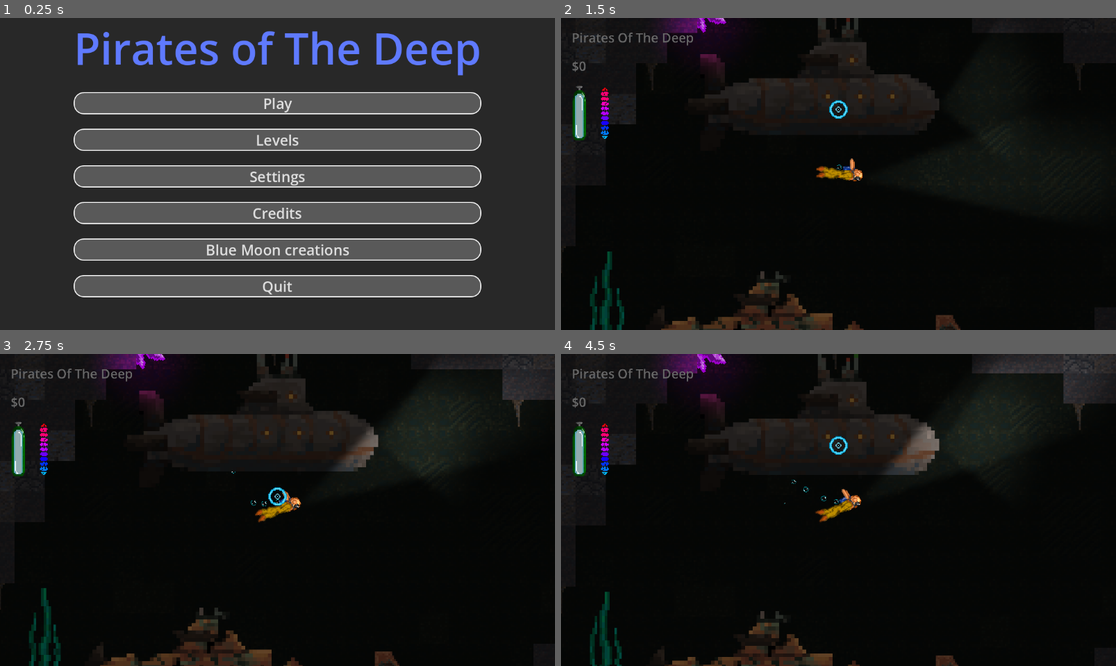
Above: before the commit, frames 1-4 (two rows, left to right).
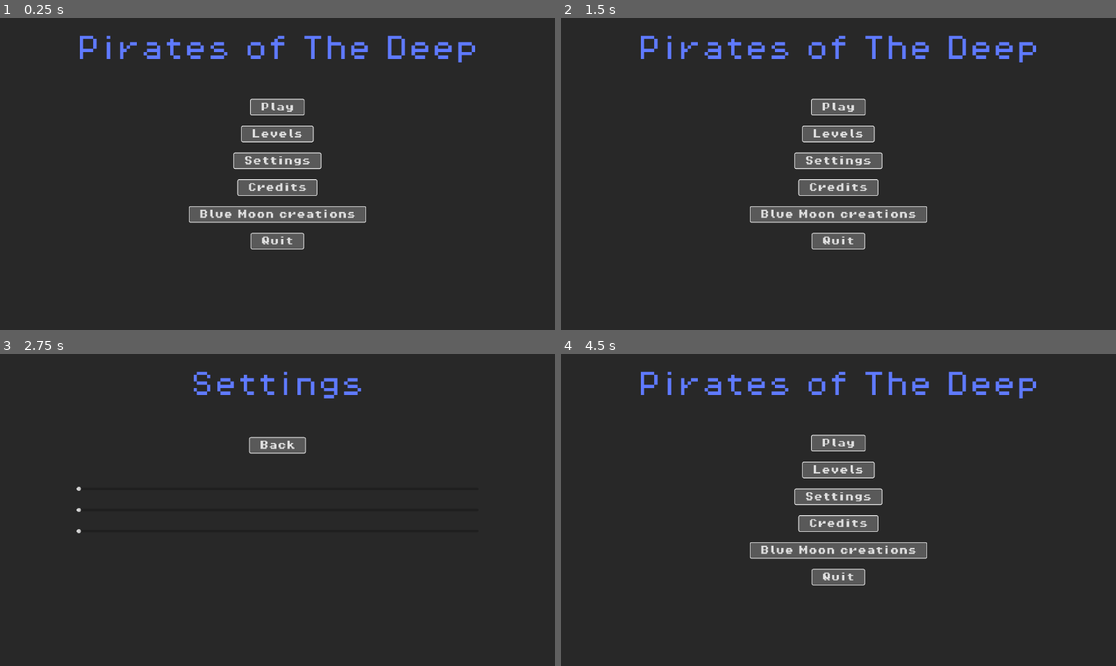
Above: after the commit, the same moments.

Repository: val-XR/GameJamApril2025
Game: Godot game, scene res://Menus/MainMenu/MainMenu.tscn
The game is run twice, just before and just after one commit, with the same random seed, the same clock (stepped at 60 frames per second) and the same inputs. Before the commit the project starts from res://Menus/MainMenu/main_menu.tscn. The engine's default icon, where the game draws it, is replaced by a stand-in: a white triangle on a blue panel in a dark square.
Inputs (mouse positions are in pixels of both pictures, inside the frame that each line leads up to):
- Up to frame 1 (0.25 s): no input
- Up to frame 2 (1.5 s): click "Levels" at 0.5 s; click (838, 108) at 1.25 s, where only the run after the commit has a clickable "Back"
- Up to frame 3 (2.75 s): click (277, 497) at 2 s, where only the run after the commit has a clickable "Settings"
- Up to frame 4 (4.5 s): click (838, 444) at 2.75 s, where only the run after the commit has a clickable "Back"; click (838, 522) at 3.5 s, where only the run after the commit has a clickable "Credits"; click (838, 444) at 4.25 s, where only the run after the commit has a clickable "Back"

The runs differ from the first frame. In frame 1, 34% of the frame differs, in the area x 13-87%, y 4-90%; in frame 2, 80%; in frame 3, 79%; in frame 4, 80%, in the area x 0-100%, y 0-100%.

Commit message:
Added Menus

Diff:
--- a/MainMenuTheme.tres
+++ b/MainMenuTheme.tres
@@ -1,27 +1,56 @@
-[gd_resource type="Theme" load_steps=4 format=3 uid="uid://bj6c6uajd8ida"]
+[gd_resource type="Theme" load_steps=6 format=3 uid="uid://bj6c6uajd8ida"]
 
-[sub_resource type="StyleBoxFlat" id="StyleBoxFlat_atnhc"]
-bg_color = Color(0, 0, 0, 0.568627)
+[ext_resource type="FontFile" uid="uid://byiu2mr5m14uk" path="res://Menus/Fonts/PixelOperator8-Bold.ttf" id="1_61bmf"]
+[ext_resource type="FontFile" uid="uid://d2p47n8ulcq1l" path="res://Menus/Fonts/PixelOperator8.ttf" id="2_pvcva"]
+
+[sub_resource type="StyleBoxFlat" id="StyleBoxFlat_pvcva"]
+content_margin_left = 10.0
+content_margin_right = 10.0
+bg_color = Color(0.662452, 0.662452, 0.662452, 1)
+border_width_left = 2
+border_width_top = 2
+border_width_right = 2
+border_width_bottom = 2
+border_color = Color(1, 1, 1, 1)
+corner_radius_top_left = 5
+corner_radius_top_right = 5
+corner_radius_bottom_right = 5
+corner_radius_bottom_left = 5
+expand_margin_left = 15.0
+expand_margin_top = 10.0
+expand_margin_right = 15.0
+expand_margin_bottom = 10.0
+shadow_color = Color(1, 1, 1, 0.901961)
 
 [sub_resource type="StyleBoxFlat" id="StyleBoxFlat_hp61l"]
+content_margin_left = 10.0
+content_margin_right = 10.0
 bg_color = Color(0.6, 0.6, 0.6, 0.431373)
 border_width_left = 2
 border_width_top = 2
 border_width_right = 2
 border_width_bottom = 2
 border_color = Color(1, 1, 1, 1)
-corner_radius_top_left = 20
-corner_radius_top_right = 20
-corner_radius_bottom_right = 20
-corner_radius_bottom_left = 20
+corner_radius_top_left = 5
+corner_radius_top_right = 5
+corner_radius_bottom_right = 5
+corner_radius_bottom_left = 5
+expand_margin_left = 25.0
+expand_margin_top = 10.0
+expand_margin_right = 25.0
+expand_margin_bottom = 10.0
+shadow_color = Color(1, 1, 1, 0.901961)
 
 [sub_resource type="StyleBoxFlat" id="StyleBoxFlat_61bmf"]
 bg_color = Color(0, 0, 0, 0.768627)
 
 [resource]
+Button/colors/font_hover_color = Color(0.103744, 0.103744, 0.103744, 1)
 Button/font_sizes/font_size = 30
-Button/styles/hover = SubResource("StyleBoxFlat_atnhc")
+Button/fonts/font = ExtResource("1_61bmf")
+Button/styles/hover = SubResource("StyleBoxFlat_pvcva")
 Button/styles/normal = SubResource("StyleBoxFlat_hp61l")
 Button/styles/pressed = SubResource("StyleBoxFlat_61bmf")
 HeaderLarge/font_sizes/font_size = 90
+HeaderLarge/fonts/font = ExtResource("2_pvcva")
 Label/colors/font_color = Color(0.372145, 0.479837, 1, 1)
--- /dev/null
+++ b/Menus/CreditsMenu/CreditsMenu.tscn
@@ -0,0 +1,171 @@
+[gd_scene load_steps=5 format=3 uid="uid://wqtrfy4tqydk"]
+
+[ext_resource type="Script" uid="uid://cjh1hwip4s1b" path="res://Menus/CreditsMenu/credits_menu.gd" id="1_4p2do"]
+[ext_resource type="Theme" uid="uid://bj6c6uajd8ida" path="res://MainMenuTheme.tres" id="2_my6i0"]
+[ext_resource type="FontFile" uid="uid://byiu2mr5m14uk" path="res://Menus/Fonts/PixelOperator8-Bold.ttf" id="2_tqoak"]
+[ext_resource type="FontFile" uid="uid://d2p47n8ulcq1l" path="res://Menus/Fonts/PixelOperator8.ttf" id="3_4p2do"]
+
+[node name="CreditsMenu" type="CanvasLayer"]
+script = ExtResource("1_4p2do")
+
+[node name="ColorRect" type="ColorRect" parent="."]
+z_as_relative = false
+anchors_preset = 15
+anchor_right = 1.0
+anchor_bottom = 1.0
+grow_horizontal = 2
+grow_vertical = 2
+color = Color(0, 0, 0, 0.47451)
+
+[node name="Control" type="Control" parent="."]
+layout_mode = 3
+anchors_preset = 8
+anchor_left = 0.5
+anchor_top = 0.5
+anchor_right = 0.5
+anchor_bottom = 0.5
+grow_horizontal = 2
+grow_vertical = 2
+scale = Vector2(0.618131, 0.618131)
+
+[node name="VBoxContainer" type="VBoxContainer" parent="Control"]
+z_index = 2
+layout_mode = 1
+anchors_preset = 5
+anchor_left = 0.5
+anchor_right = 0.5
+offset_left = -674.614
+offset_top = -234.578
+offset_right = 675.386
+offset_bottom = -199.578
+grow_horizontal = 2
+theme_override_constants/separation = 55
+
+[node name="Back" type="Button" parent="Control/VBoxContainer"]
+layout_mode = 2
+size_flags_horizontal = 4
+size_flags_vertical = 3
+theme = ExtResource("2_my6i0")
+text = "Back"
+
+[node name="Label" type="Label" parent="Control"]
+layout_mode = 1
+anchors_preset = 10
+anchor_right = 1.0
+offset_left = -674.615
+offset_top = -465.921
+offset_right = 675.385
+offset_bottom = -374.921
+grow_horizontal = 2
+size_flags_vertical = 3
+theme = ExtResource("2_my6i0")
+theme_type_variation = &"HeaderLarge"
+text = "Credits"
+horizontal_alignment = 1
+vertical_alignment = 1
+
+[node name="VBox Parent" type="VBoxContainer" parent="Control"]
+z_index = 2
+layout_mode = 1
+anchors_preset = 5
+anchor_left = 0.5
+anchor_right = 0.5
+offset_left = -312.232
+offset_top = -153.689
+offset_right = 537.768
+offset_bottom = 670.311
+grow_horizontal = 2
+scale = Vector2(0.741155, 0.741155)
+theme_override_constants/separation = 55
+
+[node name="Programming" type="VBoxContainer" parent="Control/VBox Parent"]
+z_index = 2
+layout_mode = 2
+theme_override_constants/separation = 55
+
+[node name="Label" type="Label" parent="Control/VBox Parent/Programming"]
+layout_mode = 2
+theme_override_colors/font_color = Color(0.584314, 0.584314, 0.584314, 1)
+theme_override_fonts/font = ExtResource("2_tqoak")
+theme_override_font_sizes/font_size = 64
+text = "Programming"
+horizontal_alignment = 1
+vertical_alignment = 1
+
+[node name="Label2" type="Label" parent="Control/VBox Parent/Programming"]
+layout_mode = 2
+theme_override_fonts/font = ExtResource("3_4p2do")
+theme_override_font_sizes/font_size = 32
+text = "Val"
+horizontal_alignment = 1
+vertical_alignment = 1
+
+[node name="Label3" type="Label" parent="Control/VBox Parent/Programming"]
+layout_mode = 2
+theme_override_fonts/font = ExtResource("3_4p2do")
+theme_override_font_sizes/font_size = 32
+text = "Jacob"
+horizontal_alignment = 1
+vertical_alignment = 1
+
+[node name="Art" type="VBoxContainer" parent="Control/VBox Parent"]
+z_index = 2
+layout_mode = 2
+theme_override_constants/separation = 55
+
+[node name="Label" type="Label" parent="Control/VBox Parent/Art"]
+layout_mode = 2
+theme_override_colors/font_color = Color(0.584314, 0.584314, 0.584314, 1)
+theme_override_fonts/font = ExtResource("2_tqoak")
+theme_override_font_sizes/font_size = 64
+text = "Game Art"
+horizontal_alignment = 1
+vertical_alignment = 1
+
+[node name="Label2" type="Label" parent="Control/VBox Parent/Art"]
+layout_mode = 2
+theme_override_fonts/font = ExtResource("3_4p2do")
+theme_override_font_sizes/font_size = 32
+text = "Drew"
+horizontal_alignment = 1
+vertical_alignment = 1
+
+[node name="Label3" type="Label" parent="Control/VBox Parent/Art"]
+layout_mode = 2
+theme_override_fonts/font = ExtResource("3_4p2do")
+theme_override_font_sizes/font_size = 32
+text = "Chris"
+horizontal_alignment = 1
+vertical_alignment = 1
+
+[node name="Music" type="VBoxContainer" parent="Control/VBox Parent"]
+z_index = 2
+layout_mode = 2
+theme_override_constants/separation = 55
+
+[node name="Label" type="Label" parent="Control/VBox Parent/Music"]
+layout_mode = 2
+theme_override_colors/font_color = Color(0.585062, 0.585062, 0.585062, 1)
+theme_override_fonts/font = ExtResource("2_tqoak")
+theme_override_font_sizes/font_size = 64
+text = "Music"
+horizontal_alignment = 1
+vertical_alignment = 1
+
+[node name="Label2" type="Label" parent="Control/VBox Parent/Music"]
+layout_mode = 2
+theme_override_fonts/font = ExtResource("3_4p2do")
+theme_override_font_sizes/font_size = 32
+text = "The Alternative"
+horizontal_alignment = 1
+vertical_alignment = 1
+
+[node name="Label3" type="Label" parent="Control/VBox Parent/Music"]
+layout_mode = 2
+theme_override_fonts/font = ExtResource("3_4p2do")
+theme_override_font_sizes/font_size = 32
+text = "Cyber Baby"
+horizontal_alignment = 1
+vertical_alignment = 1
+
+[connection signal="pressed" from="Control/VBoxContainer/Back" to="." method="_on_back_pressed"]
--- /dev/null
+++ b/Menus/CreditsMenu/credits_menu.gd
@@ -0,0 +1,8 @@
+extends CanvasLayer
+
+
+
+
+
+func _on_back_pressed() -> void:
+	get_tree().change_scene_to_file("res://Menus/MainMenu/MainMenu.tscn")
--- /dev/null
+++ b/Menus/LevelsMenu/LevelsMenu.tscn
@@ -0,0 +1,193 @@
+[gd_scene load_steps=4 format=3 uid="uid://gwwk3rjfds72"]
+
+[ext_resource type="Script" uid="uid://kgskc2evj2n4" path="res://Menus/LevelsMenu/levels_menu.gd" id="1_d1cbm"]
+[ext_resource type="Theme" uid="uid://bj6c6uajd8ida" path="res://MainMenuTheme.tres" id="1_yerww"]
+[ext_resource type="Texture2D" uid="uid://b1pot3h5bdirq" path="res://icon.svg" id="2_d1cbm"]
+
+[node name="MenuSample" type="CanvasLayer"]
+script = ExtResource("1_d1cbm")
+
+[node name="ColorRect" type="ColorRect" parent="."]
+z_as_relative = false
+anchors_preset = 15
+anchor_right = 1.0
+anchor_bottom = 1.0
+grow_horizontal = 2
+grow_vertical = 2
+color = Color(0, 0, 0, 0.47451)
+
+[node name="Control" type="Control" parent="."]
+layout_mode = 3
+anchors_preset = 8
+anchor_left = 0.5
+anchor_top = 0.5
+anchor_right = 0.5
+anchor_bottom = 0.5
+grow_horizontal = 2
+grow_vertical = 2
+scale = Vector2(0.618131, 0.618131)
+
+[node name="Label" type="Label" parent="Control"]
+layout_mode = 1
+anchors_preset = 10
+anchor_right = 1.0
+offset_left = -674.615
+offset_top = -465.921
+offset_right = 675.385
+offset_bottom = -374.921
+grow_horizontal = 2
+size_flags_vertical = 3
+theme = ExtResource("1_yerww")
+theme_type_variation = &"HeaderLarge"
+text = "Levels"
+horizontal_alignment = 1
+vertical_alignment = 1
+
+[node name="VBoxContainer" type="VBoxContainer" parent="Control"]
+z_index = 2
+layout_mode = 1
+anchors_preset = 5
+anchor_left = 0.5
+anchor_right = 0.5
+offset_left = -674.614
+offset_top = -234.578
+offset_right = 675.386
+offset_bottom = -199.578
+grow_horizontal = 2
+theme_override_constants/separation = 55
+
+[node name="Back" type="Button" parent="Control/VBoxContainer"]
+layout_mode = 2
+size_flags_horizontal = 4
+size_flags_vertical = 3
+theme = ExtResource("1_yerww")
+text = "Back
+"
+
+[node name="HBoxContainer" type="HBoxContainer" parent="."]
+anchors_preset = 8
+anchor_left = 0.5
+anchor_top = 0.5
+anchor_right = 0.5
+anchor_bottom = 0.5
+offset_left = -427.0
+offset_top = -44.0
+offset_right = 813.0
+offset_bottom = 84.0
+grow_horizontal = 2
+grow_vertical = 2
+scale = Vector2(0.68, 0.68)
+size_flags_horizontal = 4
+size_flags_vertical = 4
+
+[node name="Level 1" type="Button" parent="HBoxContainer"]
+layout_mode = 2
+size_flags_horizontal = 6
+size_flags_vertical = 3
+theme = ExtResource("1_yerww")
+text = "Level 1"
+
+[node name="Spacing" type="TextureRect" parent="HBoxContainer"]
+modulate = Color(1, 1, 1, 0)
+layout_mode = 2
+texture = ExtResource("2_d1cbm")
+
+[node name="Level 2" type="Button" parent="HBoxContainer"]
+layout_mode = 2
+size_flags_horizontal = 6
+size_flags_vertical = 3
+theme = ExtResource("1_yerww")
+text = "Level 2"
+
+[node name="Spacing2" type="TextureRect" parent="HBoxContainer"]
+modulate = Color(1, 1, 1, 0)
+layout_mode = 2
+texture = ExtResource("2_d1cbm")
+
+[node name="Level 3" type="Button" parent="HBoxContainer"]
+layout_mode = 2
+size_flags_horizontal = 6
+size_flags_vertical = 3
+theme = ExtResource("1_yerww")
+text = "Level 3"
+
+[node name="Spacing3" type="TextureRect" parent="HBoxContainer"]
+modulate = Color(1, 1, 1, 0)
+layout_mode = 2
+texture = ExtResource("2_d1cbm")
+
+[node name="Level 4" type="Button" parent="HBoxContainer"]
+layout_mode = 2
+size_flags_horizontal = 6
+size_flags_vertical = 3
+theme = ExtResource("1_yerww")
+text = "Level 4"
+
+[node name="HBoxContainer2" type="HBoxContainer" parent="."]
+anchors_preset = 8
+anchor_left = 0.5
+anchor_top = 0.5
+anchor_right = 0.5
+anchor_bottom = 0.5
+offset_left = -427.0
+offset_top = 119.0
+offset_right = 813.0
+offset_bottom = 247.0
+grow_horizontal = 2
+grow_vertical = 2
+scale = Vector2(0.68, 0.68)
+size_flags_horizontal = 4
+size_flags_vertical = 4
+
+[node name="Level 1" type="Button" parent="HBoxContainer2"]
+layout_mode = 2
+size_flags_horizontal = 6
+size_flags_vertical = 3
+theme = ExtResource("1_yerww")
+text = "Level 5"
+
+[node name="Spacing" type="TextureRect" parent="HBoxContainer2"]
+modulate = Color(1, 1, 1, 0)
+layout_mode = 2
+texture = ExtResource("2_d1cbm")
+
+[node name="Level 2" type="Button" parent="HBoxContainer2"]
+layout_mode = 2
+size_flags_horizontal = 6
+size_flags_vertical = 3
+theme = ExtResource("1_yerww")
+text = "Level 6"
+
+[node name="Spacing2" type="TextureRect" parent="HBoxContainer2"]
+modulate = Color(1, 1, 1, 0)
+layout_mode = 2
+texture = ExtResource("2_d1cbm")
+
+[node name="Level 3" type="Button" parent="HBoxContainer2"]
+layout_mode = 2
+size_flags_horizontal = 6
+size_flags_vertical = 3
+theme = ExtResource("1_yerww")
+text = "Level 7"
+
+[node name="Spacing3" type="TextureRect" parent="HBoxContainer2"]
+modulate = Color(1, 1, 1, 0)
+layout_mode = 2
+texture = ExtResource("2_d1cbm")
+
+[node name="Level 4" type="Button" parent="HBoxContainer2"]
+layout_mode = 2
+size_flags_horizontal = 6
+size_flags_vertical = 3
+theme = ExtResource("1_yerww")
+text = "Level 8"
+
+[connection signal="pressed" from="Control/VBoxContainer/Back" to="." method="_on_back_pressed"]
+[connection signal="pressed" from="HBoxContainer/Level 1" to="." method="_on_play_pressed"]
+[connection signal="pressed" from="HBoxContainer/Level 2" to="." method="_on_play_pressed"]
+[connection signal="pressed" from="HBoxContainer/Level 3" to="." method="_on_play_pressed"]
+[connection signal="pressed" from="HBoxContainer/Level 4" to="." method="_on_play_pressed"]
+[connection signal="pressed" from="HBoxContainer2/Level 1" to="." method="_on_play_pressed"]
+[connection signal="pressed" from="HBoxContainer2/Level 2" to="." method="_on_play_pressed"]
+[connection signal="pressed" from="HBoxContainer2/Level 3" to="." method="_on_play_pressed"]
+[connection signal="pressed" from="HBoxContainer2/Level 4" to="." method="_on_play_pressed"]
--- /dev/null
+++ b/Menus/LevelsMenu/levels_menu.gd
@@ -0,0 +1,8 @@
+extends CanvasLayer
+
+
+
+
+
+func _on_back_pressed() -> void:
+	get_tree().change_scene_to_file("res://Menus/MainMenu/MainMenu.tscn")
--- a/Menus/MainMenu/main_menu.tscn
+++ b/Menus/MainMenu/MainMenu.tscn
@@ -3,20 +3,11 @@
 [ext_resource type="Theme" uid="uid://bj6c6uajd8ida" path="res://MainMenuTheme.tres" id="1_3e31c"]
 [ext_resource type="Script" uid="uid://1u6wqbmhoi7p" path="res://Menus/MainMenu/main_menu.gd" id="1_qq57v"]
 
-[node name="MainMenu" type="CanvasLayer"]
+[node name="MenuSample" type="CanvasLayer"]
 script = ExtResource("1_qq57v")
 
-[node name="Control" type="Control" parent="."]
-layout_mode = 3
-anchors_preset = 15
-anchor_right = 1.0
-anchor_bottom = 1.0
-grow_horizontal = 2
-grow_vertical = 2
-
-[node name="ColorRect" type="ColorRect" parent="Control"]
+[node name="ColorRect" type="ColorRect" parent="."]
 z_as_relative = false
-layout_mode = 1
 anchors_preset = 15
 anchor_right = 1.0
 anchor_bottom = 1.0
@@ -24,68 +15,92 @@
 grow_vertical = 2
 color = Color(0, 0, 0, 0.47451)
 
-[node name="VBoxContainer" type="VBoxContainer" parent="Control"]
-z_index = 2
-layout_mode = 1
-anchors_preset = 14
+[node name="Control" type="Control" parent="."]
+layout_mode = 3
+anchors_preset = 8
+anchor_left = 0.5
 anchor_top = 0.5
-anchor_right = 1.0
+anchor_right = 0.5
 anchor_bottom = 0.5
-offset_left = 153.0
-offset_top = -324.0
-offset_right = -153.0
-offset_bottom = 256.0
 grow_horizontal = 2
 grow_vertical = 2
-theme_override_constants/separation = 30
+scale = Vector2(0.618131, 0.618131)
 
-[node name="Label" type="Label" parent="Control/VBoxContainer"]
-layout_mode = 2
+[node name="Label" type="Label" parent="Control"]
+layout_mode = 1
+anchors_preset = 10
+anchor_right = 1.0
+offset_left = -674.615
+offset_top = -465.921
+offset_right = 675.385
+offset_bottom = -374.921
+grow_horizontal = 2
+size_flags_vertical = 3
 theme = ExtResource("1_3e31c")
 theme_type_variation = &"HeaderLarge"
 text = "Pirates of The Deep"
 horizontal_alignment = 1
 vertical_alignment = 1
 
+[node name="VBoxContainer" type="VBoxContainer" parent="Control"]
+z_index = 2
+layout_mode = 1
+anchors_preset = 13
+anchor_left = 0.5
+anchor_right = 0.5
+anchor_bottom = 1.0
+offset_left = -675.0
+offset_right = 675.0
+grow_horizontal = 2
+grow_vertical = 2
+theme_override_constants/separation = 55
+
 [node name="Play" type="Button" parent="Control/VBoxContainer"]
 layout_mode = 2
+size_flags_horizontal = 4
 size_flags_vertical = 3
 theme = ExtResource("1_3e31c")
-text = "Play"
-icon_alignment = 1
+text = "Play
+"
 
 [node name="Levels" type="Button" parent="Control/VBoxContainer"]
 layout_mode = 2
+size_flags_horizontal = 4
 size_flags_vertical = 3
 theme = ExtResource("1_3e31c")
 text = "Levels"
 
 [node name="Settings" type="Button" parent="Control/VBoxContainer"]
 layout_mode = 2
+size_flags_horizontal = 4
 size_flags_vertical = 3
 theme = ExtResource("1_3e31c")
 text = "Settings"
 
 [node name="Credits" type="Button" parent="Control/VBoxContainer"]
 layout_mode = 2
+size_flags_horizontal = 4
 size_flags_vertical = 3
 theme = ExtResource("1_3e31c")
 text = "Credits"
 
 [node name="Blue Moon Creations" type="Button" parent="Control/VBoxContainer"]
 layout_mode = 2
+size_flags_horizontal = 4
 size_flags_vertical = 3
 theme = ExtResource("1_3e31c")
 text = "Blue Moon creations"
 
 [node name="Quit" type="Button" parent="Control/VBoxContainer"]
 layout_mode = 2
+size_flags_horizontal = 4
 size_flags_vertical = 3
 theme = ExtResource("1_3e31c")
 text = "Quit
 "
 
 [connection signal="pressed" from="Control/VBoxContainer/Play" to="." method="_on_play_pressed"]
+[connection signal="pressed" from="Control/VBoxContainer/Levels" to="." method="_on_levels_pressed"]
 [connection signal="pressed" from="Control/VBoxContainer/Settings" to="." method="_on_settings_pressed"]
 [connection signal="pressed" from="Control/VBoxContainer/Credits" to="." method="_on_credits_pressed"]
 [connection signal="pressed" from="Control/VBoxContainer/Blue Moon Creations" to="." method="_on_blue_moon_creations_pressed"]
--- a/Menus/MainMenu/main_menu.gd
+++ b/Menus/MainMenu/main_menu.gd
@@ -12,23 +12,27 @@
 
 
 func _on_play_pressed() -> void:
-	pass # Replace with function body.
 	get_tree().change_scene_to_file("res://scenes/main_game.tscn")
 
 
 
+func _on_levels_pressed() -> void:
+	get_tree().change_scene_to_file("res://Menus/LevelsMenu/LevelsMenu.tscn")
+
+
 func _on_settings_pressed() -> void:
-	pass # Replace with function body.
+	get_tree().change_scene_to_file("res://Menus/SettingsMenu/SettingsMenu.tscn")
 
 
 
 func _on_credits_pressed() -> void:
-	pass # Replace with function body.
+	get_tree().change_scene_to_file("res://Menus/CreditsMenu/CreditsMenu.tscn")
 
 
 
 func _on_blue_moon_creations_pressed() -> void:
-	pass # Replace with function body.
+	OS.shell_open("https://www.bluemooncreates.com")
+
 
 
 
--- /dev/null
+++ b/Menus/SettingsMenu/SettingsMenu.tscn
@@ -0,0 +1,88 @@
+[gd_scene load_steps=3 format=3 uid="uid://b8u0wtgfur3ed"]
+
+[ext_resource type="Script" uid="uid://tqtt376upsu7" path="res://Menus/SettingsMenu/settings_menu.gd" id="1_rj8ut"]
+[ext_resource type="Theme" uid="uid://bj6c6uajd8ida" path="res://MainMenuTheme.tres" id="2_pbme0"]
+
+[node name="SettingsMenu" type="CanvasLayer"]
+script = ExtResource("1_rj8ut")
+
+[node name="ColorRect" type="ColorRect" parent="."]
+z_as_relative = false
+anchors_preset = 15
+anchor_right = 1.0
+anchor_bottom = 1.0
+grow_horizontal = 2
+grow_vertical = 2
+color = Color(0, 0, 0, 0.47451)
+
+[node name="Control" type="Control" parent="."]
+layout_mode = 3
+anchors_preset = 8
+anchor_left = 0.5
+anchor_top = 0.5
+anchor_right = 0.5
+anchor_bottom = 0.5
+grow_horizontal = 2
+grow_vertical = 2
+scale = Vector2(0.618131, 0.618131)
+
+[node name="Label" type="Label" parent="Control"]
+layout_mode = 1
+anchors_preset = 10
+anchor_right = 1.0
+offset_left = -674.614
+offset_top = -465.921
+offset_right = 675.386
+offset_bottom = -374.921
+grow_horizontal = 2
+size_flags_vertical = 3
+theme = ExtResource("2_pbme0")
+theme_type_variation = &"HeaderLarge"
+text = "Settings"
+horizontal_alignment = 1
+vertical_alignment = 1
+
+[node name="VBoxContainer2" type="VBoxContainer" parent="Control"]
+z_index = 2
+layout_mode = 1
+anchors_preset = 5
+anchor_left = 0.5
+anchor_right = 0.5
+offset_left = -674.614
+offset_top = -234.578
+offset_right = 675.386
+offset_bottom = -199.578
+grow_horizontal = 2
+theme_override_constants/separation = 55
+
+[node name="Back" type="Button" parent="Control/VBoxContainer2"]
+layout_mode = 2
+size_flags_horizontal = 4
+size_flags_vertical = 3
+theme = ExtResource("2_pbme0")
+text = "Back
+"
+
+[node name="VBoxContainer" type="VBoxContainer" parent="Control"]
+z_index = 2
+layout_mode = 1
+anchors_preset = 13
+anchor_left = 0.5
+anchor_right = 0.5
+anchor_bottom = 1.0
+offset_left = -675.0
+offset_right = 675.0
+grow_horizontal = 2
+grow_vertical = 2
+theme_override_constants/separation = 55
+
+[node name="HSlider" type="HSlider" parent="Control/VBoxContainer"]
+layout_mode = 2
+
+[node name="HSlider2" type="HSlider" parent="Control/VBoxContainer"]
+layout_mode = 2
+
+[node name="HSlider3" type="HSlider" parent="Control/VBoxContainer"]
+layout_mode = 2
+
+[connection signal="pressed" from="Control/VBoxContainer2/Back" to="." method="_on_back_pressed"]
--- /dev/null
+++ b/Menus/SettingsMenu/settings_menu.gd
@@ -0,0 +1,8 @@
+extends CanvasLayer
+
+
+
+
+
+func _on_back_pressed() -> void:
+	get_tree().change_scene_to_file("res://Menus/MainMenu/MainMenu.tscn")
Not shown, added: Menus/CreditsMenu/credits_menu.gd.uid
Binary file added: Menus/Fonts/PixelOperator8-Bold.ttf
Not shown, added: Menus/Fonts/PixelOperator8-Bold.ttf.import
Binary file added: Menus/Fonts/PixelOperator8.ttf
Not shown, added: Menus/Fonts/PixelOperator8.ttf.import
Not shown, added: Menus/LevelsMenu/levels_menu.gd.uid
Not shown, added: Menus/SettingsMenu/settings_menu.gd.uid
